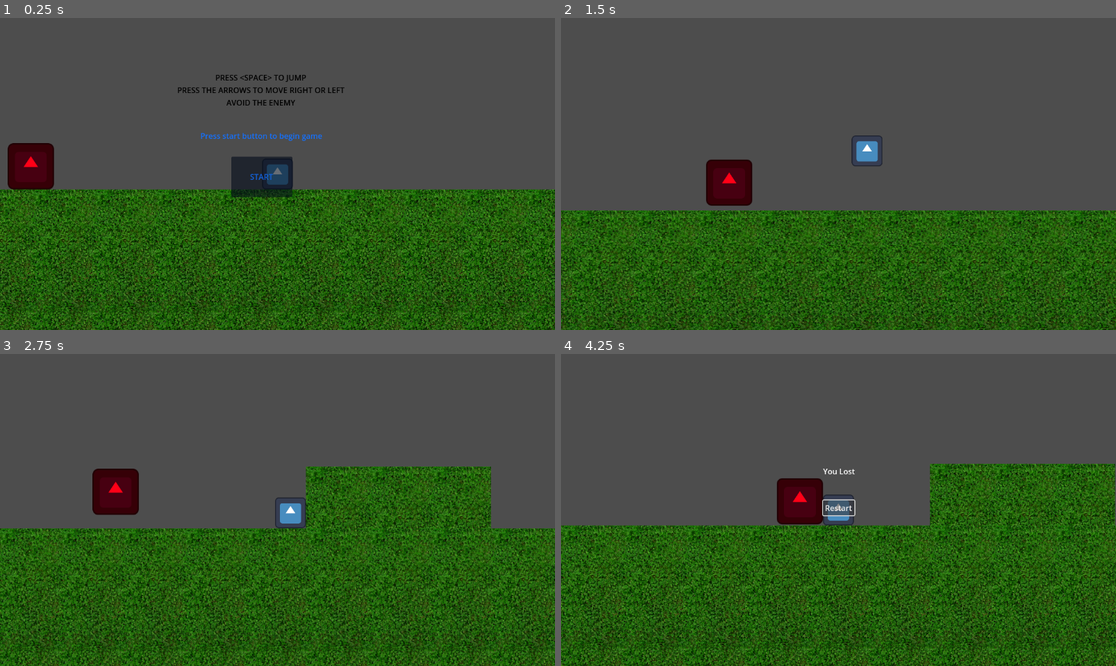
Above: before the commit, frames 1-4 (two rows, left to right).
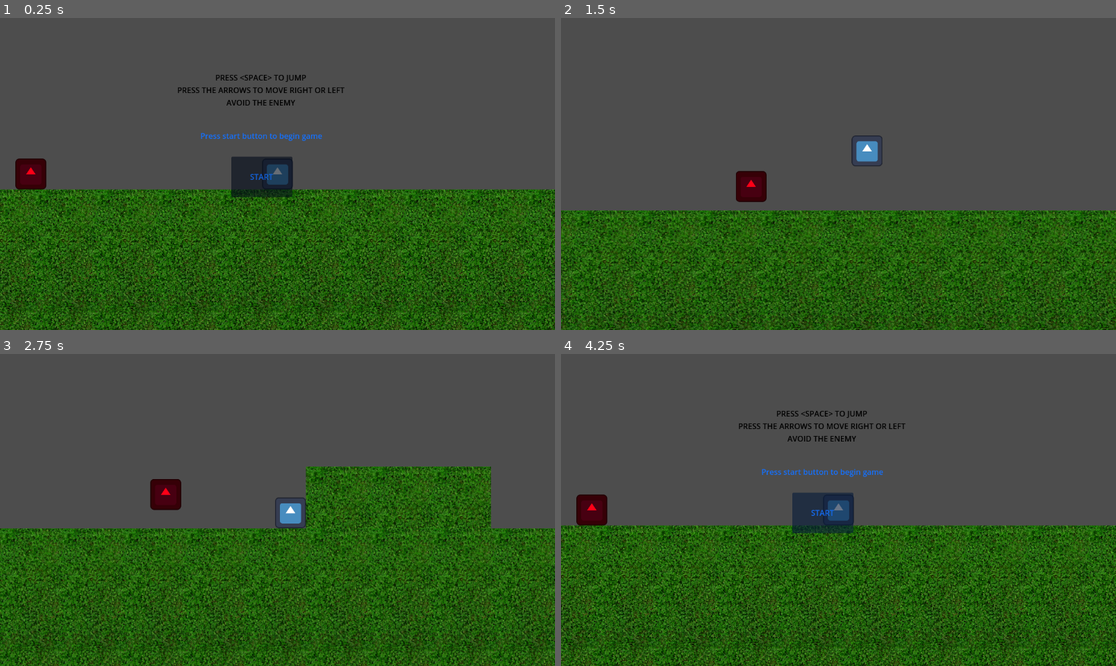
Above: after the commit, the same moments.

Repository: drew-kinsey-09/The_Chase
Game: Godot game, scene res://main.tscn
Two runs of this game, one before a commit and one after it. Both use one fixed random seed, a clock stepped at 60 frames per second and the inputs below. The engine's default icon, where the game draws it, is replaced by a stand-in: a white triangle on a blue panel in a dark square.
Inputs:
- Up to frame 1 (0.25 s): no input
- Up to frame 2 (1.5 s): click "START" at 0.5 s; tap Enter (ui_accept) at 1.25 s; hold Right (ui_right) from 1.28 s (still down)
- Up to frame 3 (2.75 s): keep holding Right (ui_right); tap Enter (ui_accept) at 1.52, 2.27 s
- Up to frame 4 (4.25 s): release Right (ui_right) at 2.78 s; hold Left (ui_left) 2.78-3.5 s; click "Restart" at 3.5 s

The runs differ from the first frame. In frame 1, 0.8% of the frame differs, in the area x 1-10%, y 40-56%; in frame 2, 1.2%; in frame 3, 1.8%; in frame 4, 33%, in the area x 0-100%, y 18-100%.

Commit message:
Level restarts in game

Diff:
--- a/the-chase/character_body_2d.gd
+++ b/the-chase/character_body_2d.gd
@@ -31,3 +31,7 @@
 
 func _on_button_start_game() -> void:
 	can_move = true
+
+
+func _on_enemy_lose() -> void:
+	can_move = false
--- a/the-chase/enemy.gd
+++ b/the-chase/enemy.gd
@@ -2,7 +2,7 @@
 
 signal lose
 
-var run_speed = 350
+var run_speed = 400
 var can_move = false
 @onready var player = $"../Player"
 
--- a/the-chase/lost.tscn
+++ b/the-chase/lost.tscn
@@ -1,4 +1,6 @@
-[gd_scene format=3 uid="uid://ddtf6gkk31sfk"]
+[gd_scene load_steps=2 format=3 uid="uid://ddtf6gkk31sfk"]
+
+[ext_resource type="Script" uid="uid://dnmjthq2xesvu" path="res://restart_loss.gd" id="1_ugjck"]
 
 [node name="lost" type="CanvasLayer"]
 
@@ -15,3 +17,6 @@
 offset_right = 609.0
 offset_bottom = 335.0
 text = "Restart"
+script = ExtResource("1_ugjck")
+
+[connection signal="pressed" from="restart_loss" to="restart_loss" method="_on_pressed"]
--- a/the-chase/main.tscn
+++ b/the-chase/main.tscn
@@ -319,6 +319,12 @@
 [node name="Camera2D" type="Camera2D" parent="Player"]
 position_smoothing_enabled = true
 
+[node name="Enemy" parent="." instance=ExtResource("7_272bh")]
+position = Vector2(-512, 224)
+scale = Vector2(0.5, 0.5)
+motion_mode = 1
+script = ExtResource("8_5vw27")
+
 [node name="Key" type="Node2D" parent="."]
 
 [node name="Area2D" parent="Key" instance=ExtResource("4_1bvp3")]
@@ -351,18 +357,14 @@
 [node name="win" parent="." instance=ExtResource("10_efxa6")]
 script = ExtResource("11_dg77c")
 
-[node name="Enemy" parent="." instance=ExtResource("7_272bh")]
-position = Vector2(-512, 208)
-motion_mode = 1
-script = ExtResource("8_5vw27")
-
 [connection signal="win" from="Player" to="Enemy" method="_on_player_win"]
 [connection signal="win" from="Player" to="win" method="_on_player_win"]
 [connection signal="body_entered" from="Player/hitbox" to="Player" method="_on_hitbox_body_entered"]
 [connection signal="body_entered" from="Player/hitbox" to="Enemy" method="_on_hitbox_body_entered"]
+[connection signal="lose" from="Enemy" to="Player" method="_on_enemy_lose"]
+[connection signal="lose" from="Enemy" to="lost" method="_on_enemy_lose"]
 [connection signal="door_opened" from="Key/Area2D" to="door_detection/Door" method="_on_area_2d_door_opened"]
 [connection signal="body_entered" from="door_detection" to="Player" method="_on_area_2d_body_entered"]
 [connection signal="start_game" from="Button" to="Player" method="_on_button_start_game"]
 [connection signal="start_game" from="Button" to="Enemy" method="_on_button_start_game"]
 [connection signal="start_game" from="Button" to="lost" method="_on_button_start_game"]
-[connection signal="lose" from="Enemy" to="lost" method="_on_enemy_lose"]
--- /dev/null
+++ b/the-chase/restart_loss.gd
@@ -0,0 +1,15 @@
+extends Button
+
+
+# Called when the node enters the scene tree for the first time.
+func _ready() -> void:
+	pass # Replace with function body.
+
+
+# Called every frame. 'delta' is the elapsed time since the previous frame.
+func _process(delta: float) -> void:
+	pass
+
+
+func _on_pressed() -> void:
+	get_tree().reload_current_scene()
--- /dev/null
+++ b/the-chase/restart_win.gd
@@ -0,0 +1,15 @@
+extends Button
+
+
+# Called when the node enters the scene tree for the first time.
+func _ready() -> void:
+	pass # Replace with function body.
+
+
+# Called every frame. 'delta' is the elapsed time since the previous frame.
+func _process(delta: float) -> void:
+	pass
+
+
+func _on_pressed() -> void:
+	get_tree().reload_current_scene()
--- a/the-chase/win.tscn
+++ b/the-chase/win.tscn
@@ -1,4 +1,6 @@
-[gd_scene format=3 uid="uid://drulghqyrqivo"]
+[gd_scene load_steps=2 format=3 uid="uid://drulghqyrqivo"]
+
+[ext_resource type="Script" uid="uid://cqnfrmghu7m7h" path="res://restart_win.gd" id="1_wao2c"]
 
 [node name="win" type="CanvasLayer"]
 
@@ -15,6 +17,7 @@
 offset_right = 553.0
 offset_bottom = 359.0
 text = "Restart"
+script = ExtResource("1_wao2c")
 
 [node name="new_level" type="Button" parent="."]
 offset_left = 600.0
@@ -23,3 +26,5 @@
 offset_bottom = 374.0
 text = "Next Level
 (In Progress)"
+
+[connection signal="pressed" from="restart_win" to="restart_win" method="_on_pressed"]
Not shown, added: the-chase/restart_loss.gd.uid
Not shown, added: the-chase/restart_win.gd.uid
